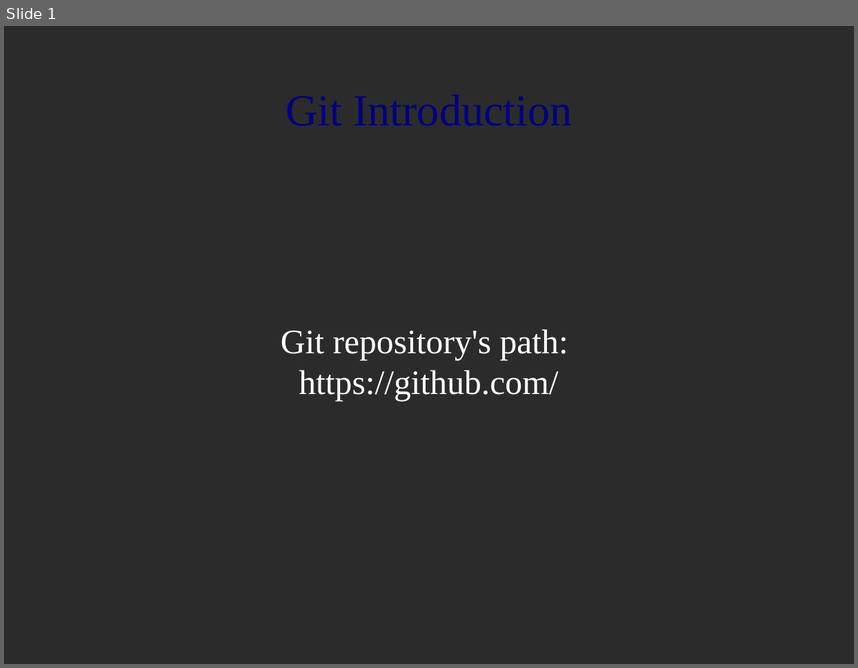
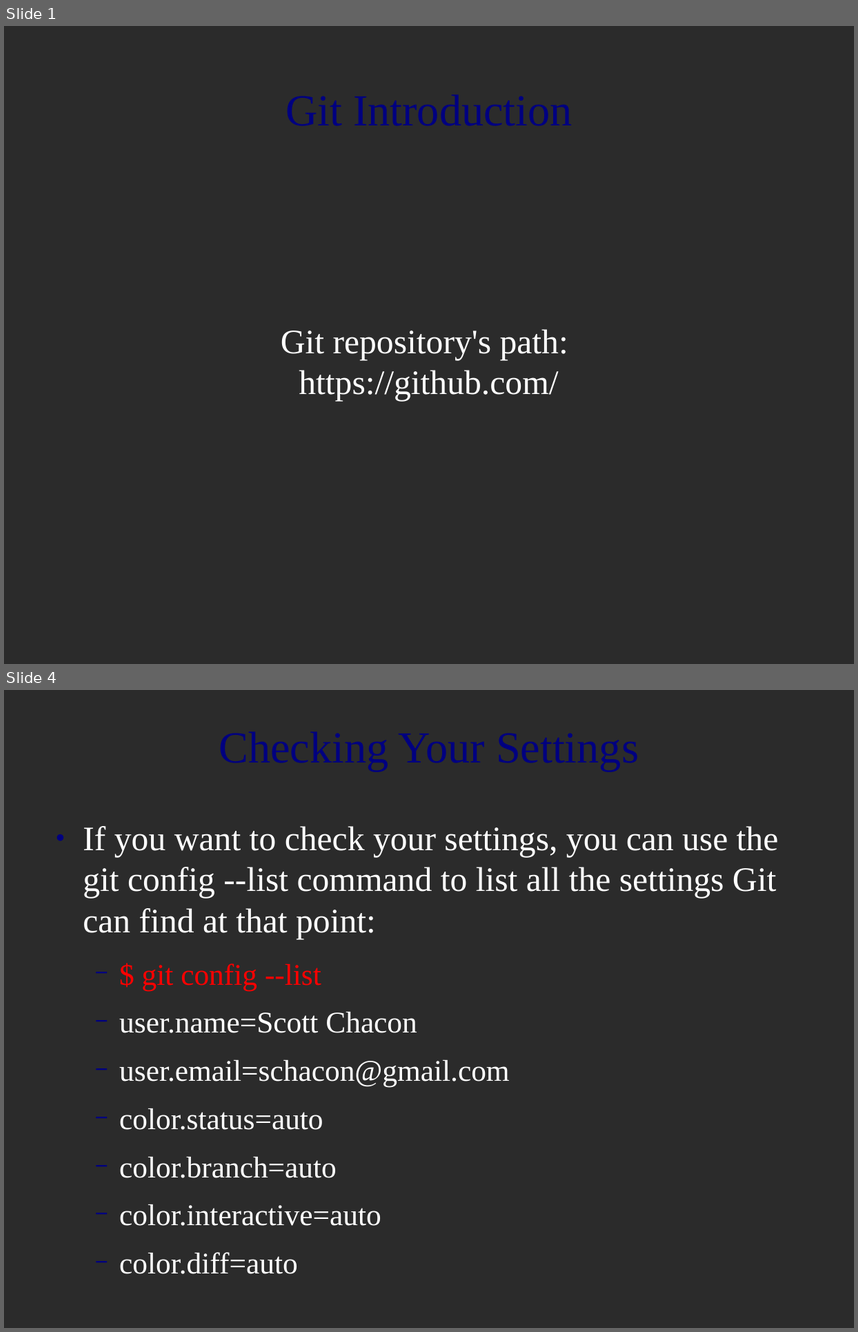
Before and after one commit to MariamP/myRepo, a slide deck: git_intro.odp. Shown one above the other, each under a label of ours: slide 1 before the commit, slides 1 and 4 after it; the slides between them are not shown. The pictures are 858x668 and 858x1332 pixels, drawn with LibreOffice and Linux fonts; fonts in the diff are those of the drawing; background and template pictures are left out; a plain dark background stands for a picture behind light text. Boxes give left, top, right and bottom in pixels: in the first picture for what was removed or moved away, otherwise in the second. Text is boxed around its words. In the diff, an @@ line names an element or a change of style, - is before the commit and + after.

```diff
--- a/git_intro.odp
+++ b/git_intro.odp
@@ slide 4 added at box(4, 690, 854, 1328), background picture (left out) @@
@@ text added at box(83, 826, 779, 1274), 28 pt, text #FFFFFF @@
+● If you want to check your settings, you can use the git config --list command to list all the settings Git can find at that point:
+  − $ git config --list
+  − user.name=Scott Chacon
+  − user.email=schacon@gmail.com
+  − color.status=auto
+  − color.branch=auto
+  − color.interactive=auto
+  − color.diff=auto
@@ title added at box(373, 827, 557, 857), 41.4 pt, text #000080 @@
+Checking Your Settings
```
Also in this commit, not shown: 2 slides changed, 10 other slides added.
